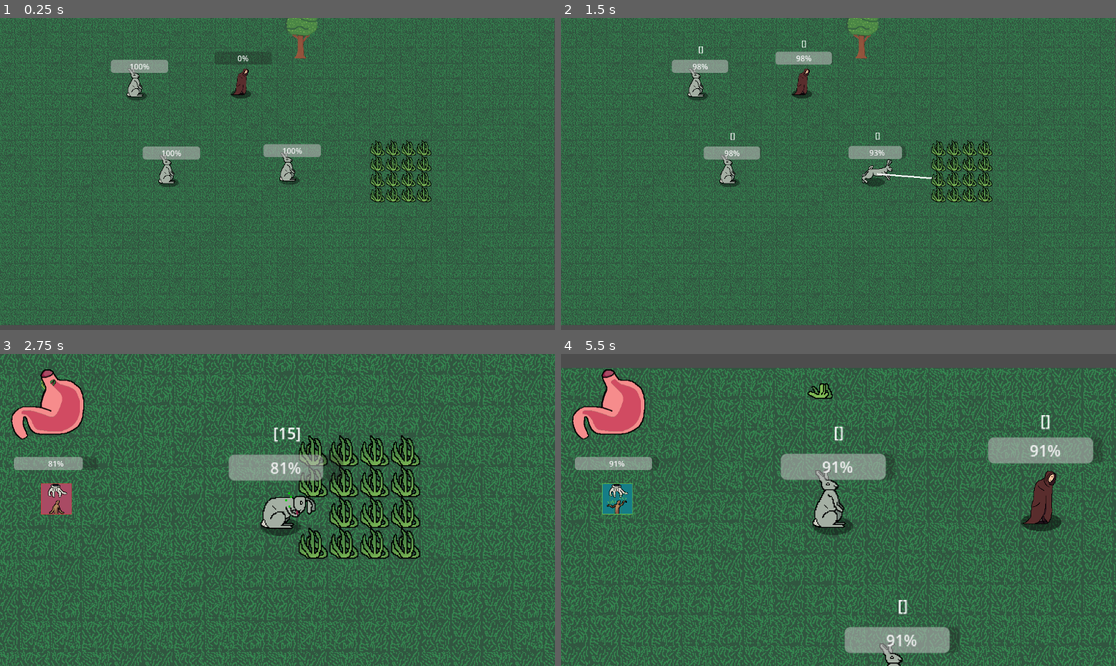
Above: before the commit, frames 1-4 (two rows, left to right).
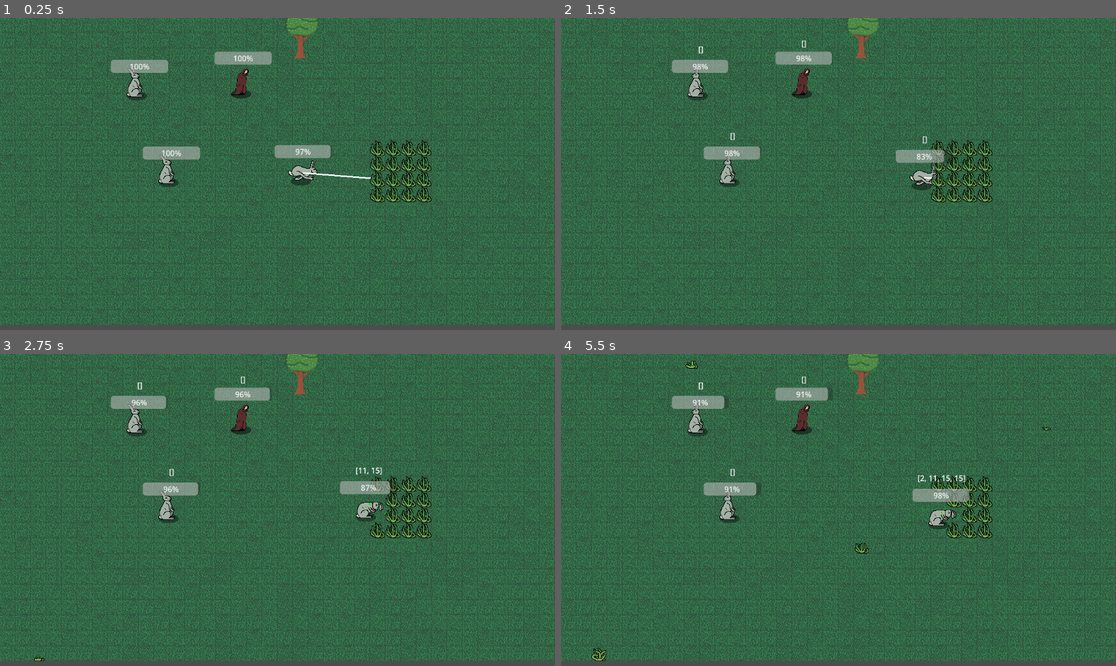
Above: after the commit, the same moments.

Repository: rundoom/Upraiser
Game: Godot game, scene res://creature/grass_test.tscn
Two runs of this game, one before a commit and one after it. Both use one fixed random seed, a clock stepped at 60 frames per second and the inputs below.
Inputs (mouse positions are in pixels of both pictures, inside the frame that each line leads up to):
- Up to frame 1 (0.25 s): no input
- Up to frame 2 (1.5 s): move the mouse to (960, 158) at 0.52 s; press the mouse at (960, 158) at 0.53 s; move the mouse to (733, 174) at 1.27 s; release the mouse at (733, 174) at 1.28 s; right-click (733, 174) at 1.35 s
- Up to frame 3 (2.75 s): move the mouse to (338, 513) at 2.02 s; press the mouse at (338, 513) at 2.03 s
- Up to frame 4 (5.5 s): release the mouse at (899, 513) at 2.75 s; click (616, 497) at 2.77 s; move the mouse to (810, 572) at 3.52 s; right-click (810, 572) at 3.6 s; move the mouse to (616, 419) at 4.27 s; press the mouse at (616, 419) at 4.28 s; release the mouse at (616, 419) at 5 s; click (616, 497) at 5.02 s

The runs differ from the first frame. In frame 1, 1.2% of the frame differs, in the area x 38-68%, y 10-54%; in frame 2, 1.3%; in frame 3, 47%; in frame 4, 50%, in the area x 0-100%, y 0-100%.

Commit message:
Physics disabling removed

Diff:
--- a/creature/grass_test.tscn
+++ b/creature/grass_test.tscn
@@ -25,3 +25,5 @@
 
 [node name="Marker2D" type="Marker2D" parent="." index="7"]
 position = Vector2(512.5, 352.5)
+
+[connection signal="ready" from="Tree" to="Tree" method="toggle_obstacle" flags=18]
--- a/creature/npc/NPCManager.gd
+++ b/creature/npc/NPCManager.gd
@@ -5,5 +5,5 @@
 	get_tree().call_group("$energy_consume", "energy_consume")
 #	get_tree().call_group("$check_needs", "check_needs")
 	get_tree().call_group("$spawn_fruit", "spawn_fruit")
-	get_tree().call_group("$check_needs", "enable_physics")
+#	get_tree().call_group("$check_needs", "enable_physics")
 	get_tree().call_group("world", "grow_plants")
--- a/creature/npc/npc.gd
+++ b/creature/npc/npc.gd
@@ -186,10 +186,6 @@
 
 func is_current_path() -> bool:
 	return current_path != null and !current_path.is_empty()
-
-
-func enable_physics():
-	process_mode = Node.PROCESS_MODE_INHERIT
 
 
 func _on_mouse_entered() -> void:
--- a/creature/npc/npc.tscn
+++ b/creature/npc/npc.tscn
@@ -70,7 +70,6 @@
 radius = 21.0
 
 [node name="NPC" type="CharacterBody2D" groups=["$check_needs", "$energy_consume", "pickable", "with_ui"]]
-process_mode = 4
 input_pickable = true
 motion_mode = 1
 safe_margin = 5.0
